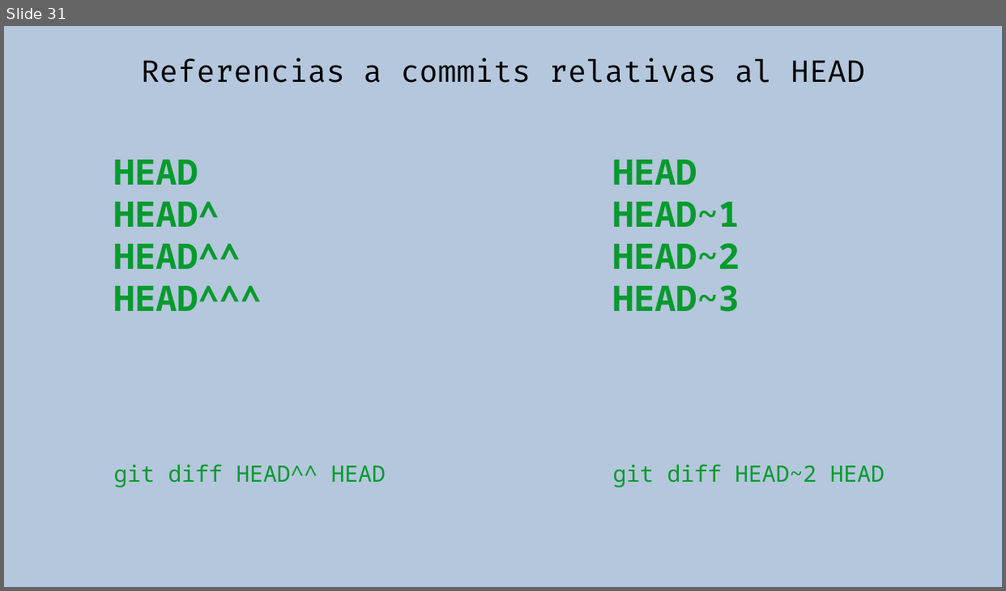
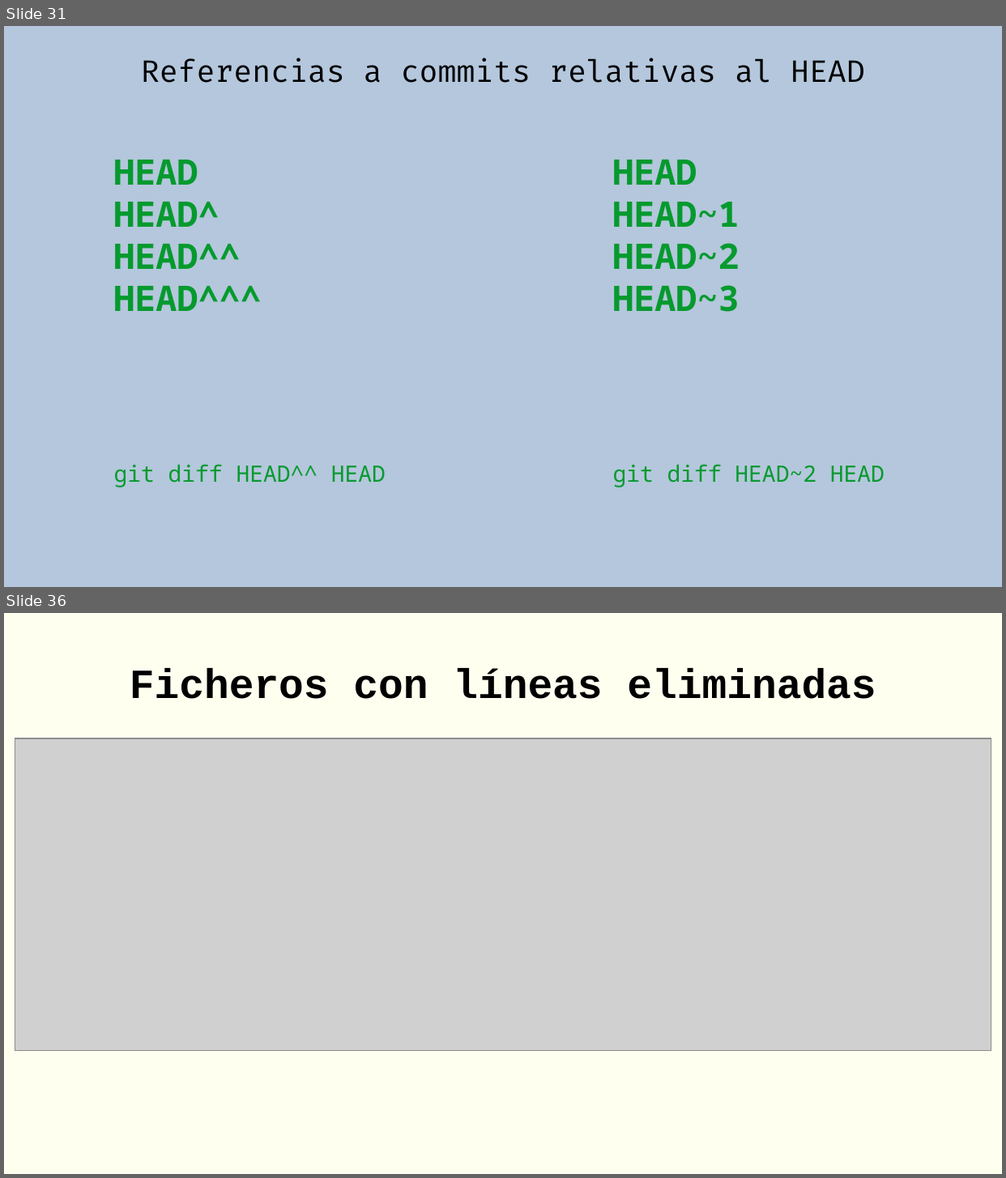
Before and after one commit to rgmf/eed2425, a slide deck: ut/02_control_de_versiones/presentacion/02_git_local.odp. Shown one above the other, each under a label of ours: slide 31 before the commit, slides 31 and 36 after it; the slides between them are not shown. The pictures are 1006x591 and 1006x1178 pixels, drawn with LibreOffice and Linux fonts; fonts in the diff are those of the drawing; grey boxes stand for pictures. Boxes give left, top, right and bottom in pixels: in the first picture for what was removed or moved away, otherwise in the second. Text is boxed around its words. In the diff, an @@ line names an element or a change of style, - is before the commit and + after.

```diff
--- a/ut/02_control_de_versiones/presentacion/02_git_local.odp
+++ b/ut/02_control_de_versiones/presentacion/02_git_local.odp
@@ slide 36 added at box(4, 613, 1002, 1174), background #FFFFF0 @@
@@ title added at box(130, 668, 876, 699), 33 pt, text #000000, bold @@
+Ficheros con líneas eliminadas
@@ picture added at box(15, 739, 992, 1051) @@
```
Also in this commit, not shown: 1 slide changed, 7 other slides added, 2 slides removed, 1 other file.
